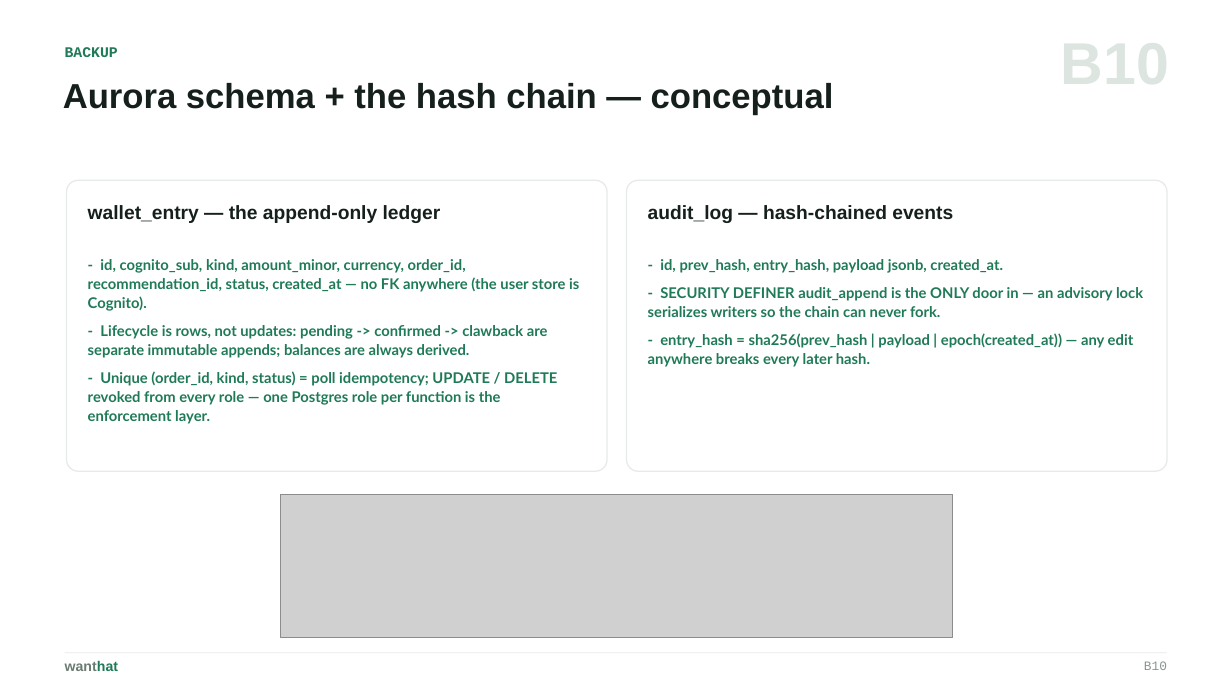
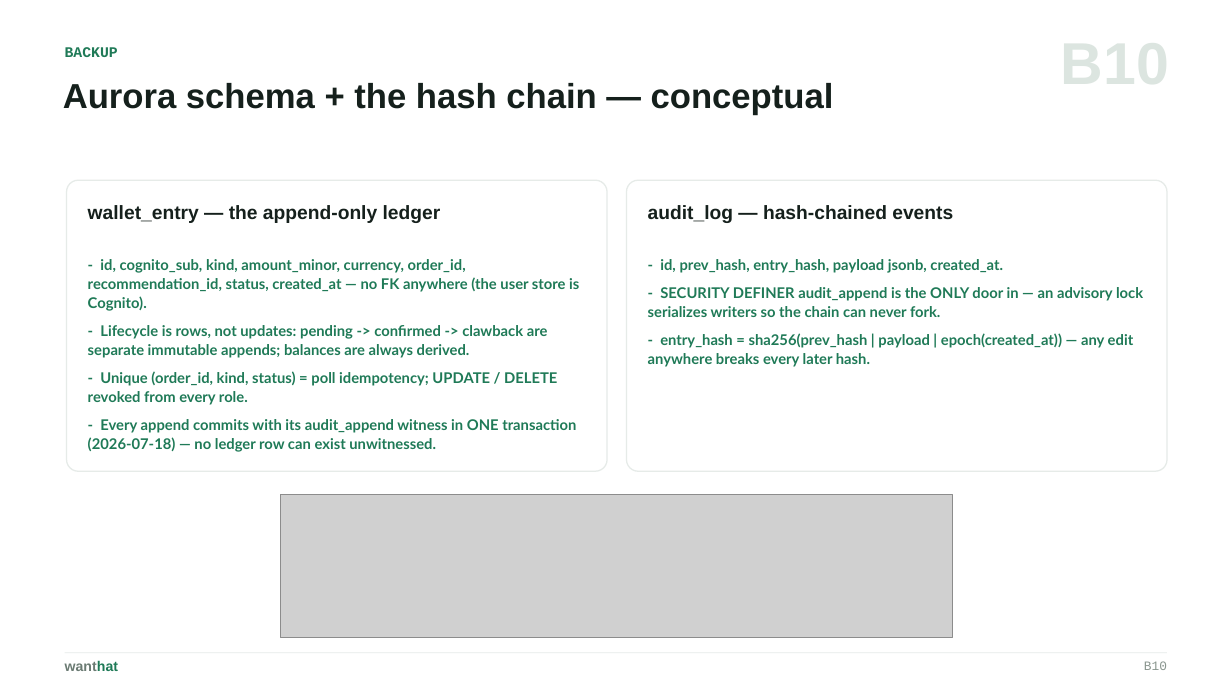
Before and after one commit to wanthat-app/monorepo, a slide deck: slide 29 of slides/wanthat-presentation.pptx. Drawn at 1232x693 pixels with LibreOffice and Linux fonts; fonts in the diff are those of the drawing; grey boxes stand for pictures. Boxes give left, top, right and bottom in pixels: in the first picture for what was removed or moved away, otherwise in the second. Text is boxed around its words. In the diff, an @@ line names an element or a change of style, - is before the commit and + after.

```diff
--- a/slides/wanthat-presentation.pptx
+++ b/slides/wanthat-presentation.pptx
@@ text at [88, 371, 576, 452]: text changed @@
-- Unique (order_id, kind, status) = poll idempotency; UPDATE / DELETE revoked from every role — one Postgres role per function is the enforcement layer.
+- Unique (order_id, kind, status) = poll idempotency; UPDATE / DELETE revoked from every role.
+- Every append commits with its audit_append witness in ONE transaction (2026-07-18) — no ledger row can exist unwitnessed.
```
Also in this commit, not shown: 1 other slide changed, 7 other files.
